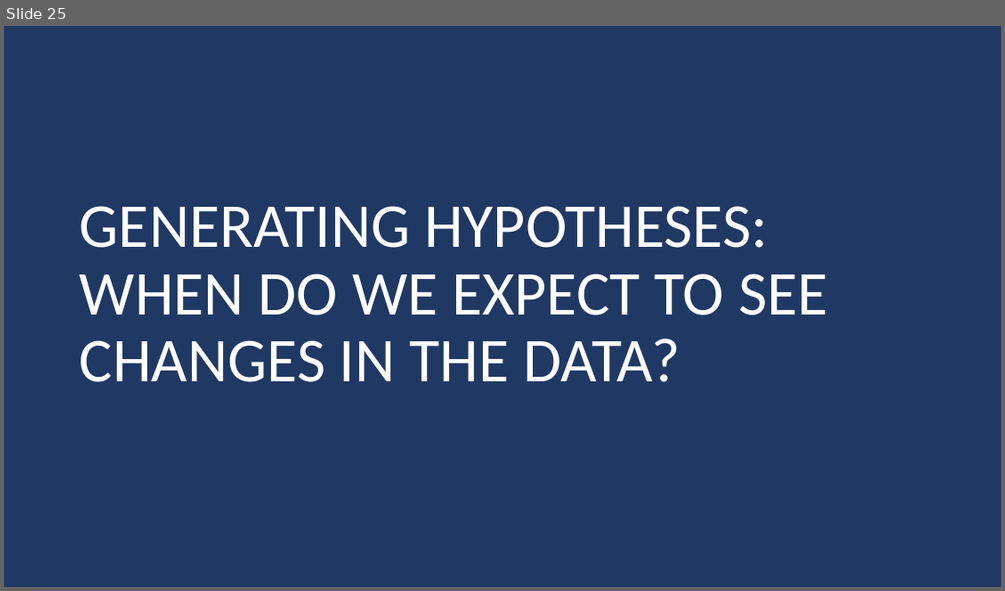
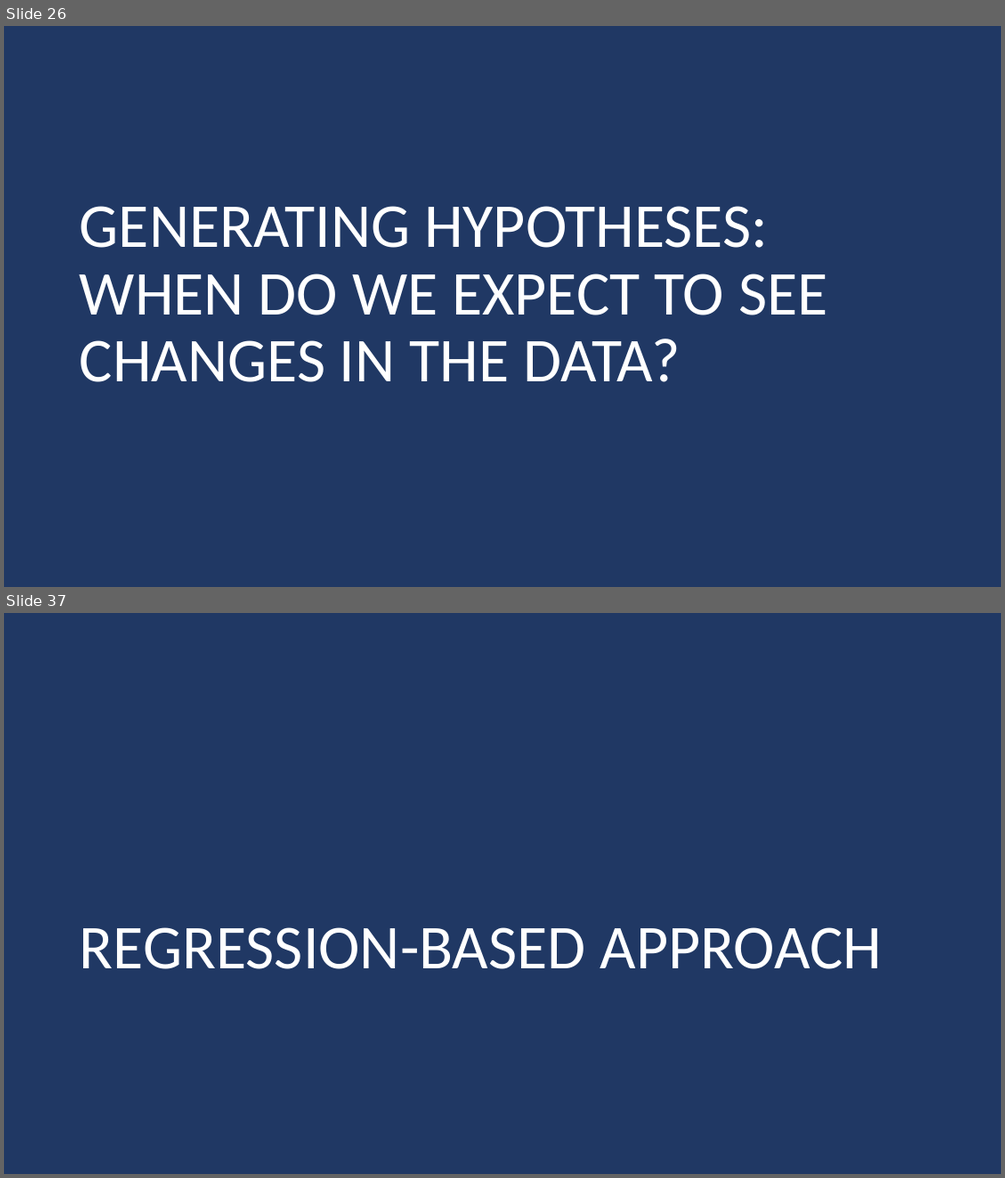
Before and after one commit to DS4PS/cpp-524-sum-2020, a slide deck: lectures/p-04-diagram-your-research-design.pptx. Shown one above the other, each under a label of ours: slide 25 before the commit, slides 26 and 37 after it; the slides between them are not shown. The pictures are 1005x591 and 1005x1178 pixels, drawn with LibreOffice and Linux fonts; fonts in the diff are those of the drawing. Boxes give left, top, right and bottom in pixels: in the first picture for what was removed or moved away, otherwise in the second. Text is boxed around its words. In the diff, an @@ line names an element or a change of style, - is before the commit and + after.

```diff
--- a/lectures/p-04-diagram-your-research-design.pptx
+++ b/lectures/p-04-diagram-your-research-design.pptx
@@ slide 37 added at [4,613,1001,1174], background #203864 @@
@@ title added at [80,927,882,969], 60 pt, text #FFFFFF @@
+REGRESSION-BASED APPROACH
@@ what was slide 25 is now slide 26 @@
```
Also in this commit, not shown: 6 slides changed, 11 other slides added.
